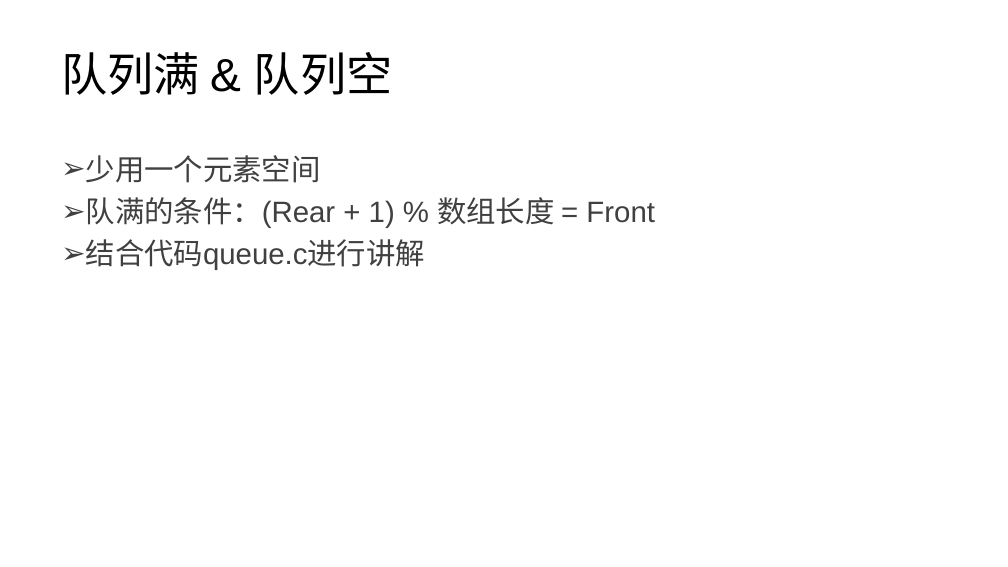
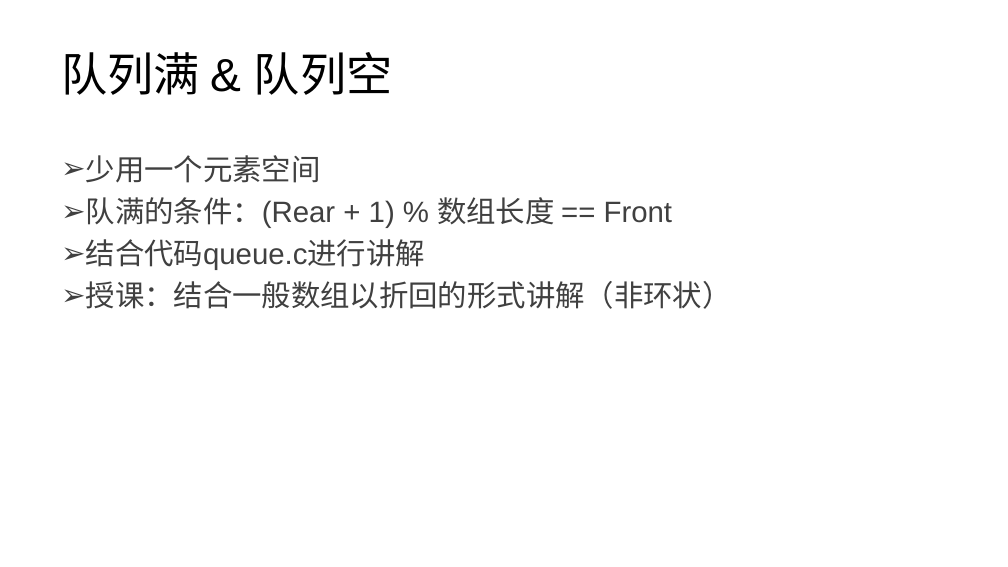
Before and after one commit to lezhang-thu/data-structure, a slide deck: slide 15 of 2022秋季-数据结构-第3章-线性结构b.pptx. Drawn at 1008x567 pixels with LibreOffice and Linux fonts; fonts in the diff are those of the drawing. Boxes give left, top, right and bottom in pixels: in the first picture for what was removed or moved away, otherwise in the second. Text is boxed around its words. In the diff, an @@ line names an element or a change of style, - is before the commit and + after.

```diff
--- a/2022秋季-数据结构-第3章-线性结构b.pptx
+++ b/2022秋季-数据结构-第3章-线性结构b.pptx
@@ text at [86,197,673,228]: text changed @@
-➢ 队满的条件：(Rear + 1) % 数组长度 = Front
+➢ 队满的条件：(Rear + 1) % 数组长度 == Front
@@ text at [86,281,732,309]: paragraph added @@
+➢ 授课：结合一般数组以折回的形式讲解（非环状）
```
Also in this commit, not shown: 1 other slide changed, 2 other files.
